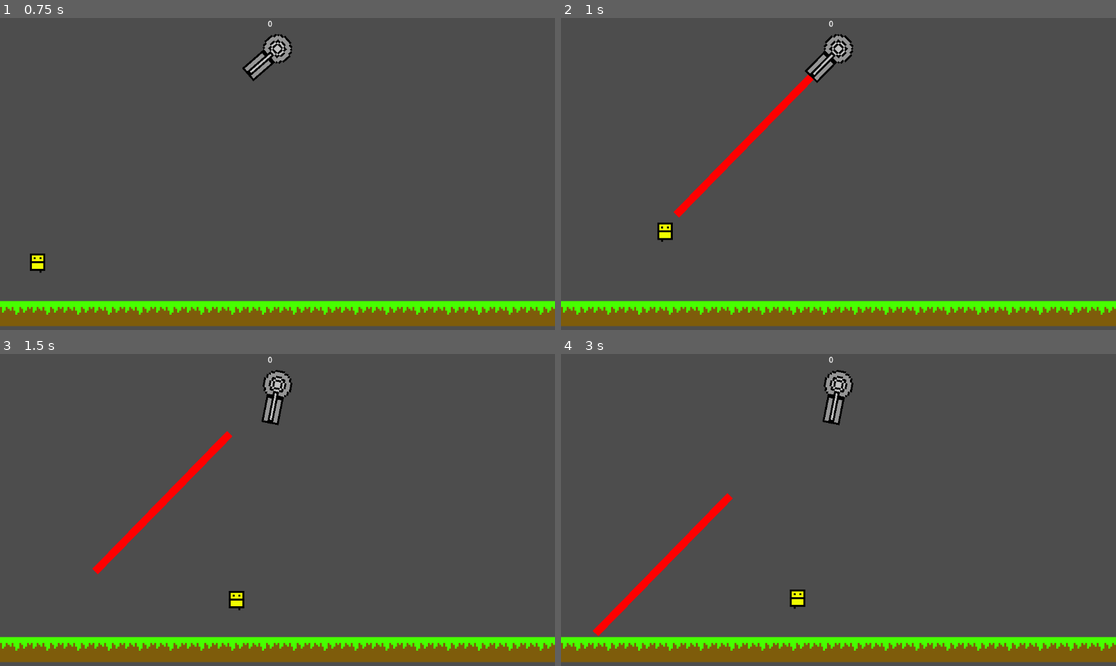
Above: before the commit, frames 1-4 (two rows, left to right).
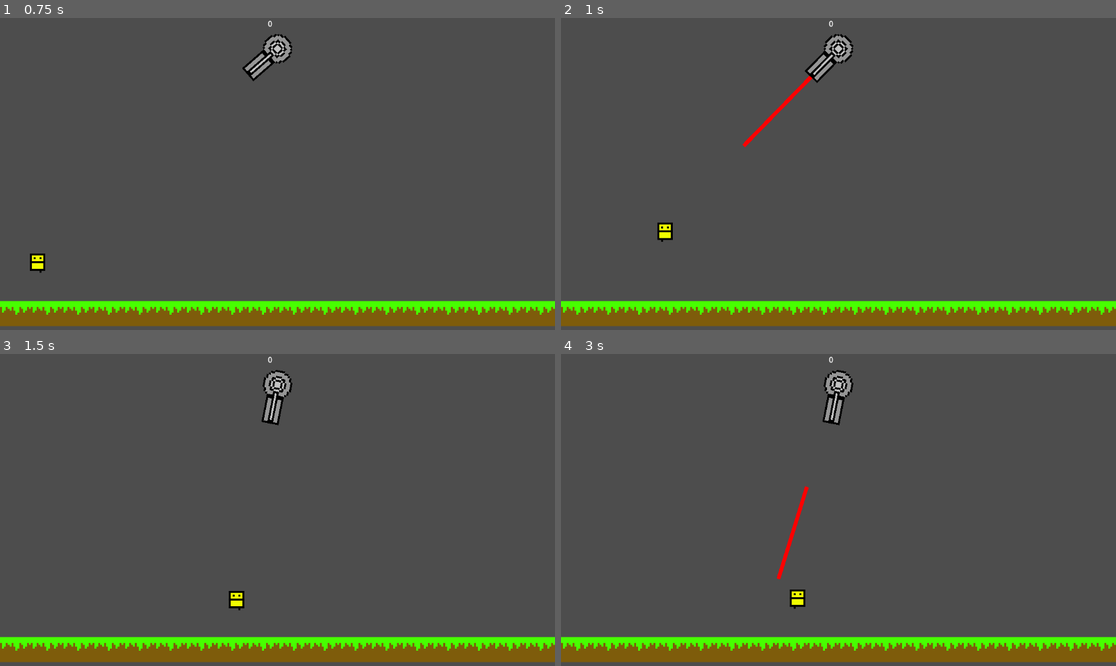
Above: after the commit, the same moments.

Repository: thelegendofmario/loopholes
Game: Godot game, scene res://main.tscn
Same seed, same stepped clock (60 frames per second), same inputs: the game is played once before the commit and once after it. Sound files missing from this copy of the repository are replaced by a short silence.
Inputs:
- Up to frame 1 (0.75 s): tap Enter at 0.5 s; hold D (right) from 0.53 s (still down); tap W (up) at 0.6 s
- Up to frame 2 (1 s): keep holding D (right); tap W (up) at 0.77 s
- Up to frame 3 (1.5 s): keep holding D (right); tap W (up) at 1.07, 1.35 s
- Up to frame 4 (3 s): tap W (up) at 1.52, 1.82, 2.1, 2.85 s; release D (right) at 2.03 s; hold A (left) 2.03-2.78 s; hold D (right) from 2.78 s (still down)

Frame 1 is identical in both runs. In frame 2, 0.7% of the frame differs, in the area x 20-46%, y 18-64%; in frame 3, 0.9%; in frame 4, 1.1%, in the area x 5-45%, y 42-91%.

Commit message:
laser collission working plus some sounds

Diff:
--- a/global.gd
+++ b/global.gd
@@ -1,8 +1,9 @@
 extends Node
 var score = 0
 var enterPos
-var in_spikes = false
+var need_reset = false
 var playerPos
+var laserHit = false
 # Called when the node enters the scene tree for the first time.
 func _ready():
 	pass # Replace with function body.
--- a/laser.gd
+++ b/laser.gd
@@ -1,6 +1,6 @@
 extends Area2D
 
-var speed = 30
+var speed = 300
 # Called when the node enters the scene tree for the first time.
 func _ready() -> void:
 	look_at(Global.playerPos)
@@ -13,3 +13,11 @@
 
 func _on_visible_on_screen_notifier_2d_screen_exited() -> void:
 	queue_free()
+
+
+func _on_body_entered(body: Node2D) -> void:
+	if body.is_in_group("player"):
+		print("hit laser!")
+		#Global.need_reset = true
+	if body.is_in_group("ground"):
+		queue_free()
--- a/laser.tscn
+++ b/laser.tscn
@@ -4,22 +4,23 @@
 [ext_resource type="Script" path="res://laser.gd" id="1_wya8c"]
 
 [sub_resource type="RectangleShape2D" id="RectangleShape2D_siap5"]
-size = Vector2(4, 100)
+size = Vector2(1.99991, 50)
 
 [node name="Laser" type="Area2D" groups=["laser"]]
 script = ExtResource("1_wya8c")
 
 [node name="Sprite2D" type="Sprite2D" parent="."]
-position = Vector2(50, 2.38419e-07)
+position = Vector2(25, 3.57628e-07)
 texture = ExtResource("1_jlc41")
 
 [node name="CollisionShape2D" type="CollisionShape2D" parent="."]
-position = Vector2(50, 2.38419e-07)
+position = Vector2(25, -4.51207e-05)
 rotation = 1.5708
 shape = SubResource("RectangleShape2D_siap5")
 
 [node name="VisibleOnScreenNotifier2D" type="VisibleOnScreenNotifier2D" parent="."]
-position = Vector2(50, 2.38419e-07)
-scale = Vector2(5, 0.2)
+position = Vector2(25, 1.19209e-07)
+scale = Vector2(2.5, 0.1)
 
+[connection signal="body_entered" from="." to="." method="_on_body_entered"]
 [connection signal="screen_exited" from="VisibleOnScreenNotifier2D" to="." method="_on_visible_on_screen_notifier_2d_screen_exited"]
--- a/main.gd
+++ b/main.gd
@@ -1,6 +1,7 @@
 extends Node2D
 @export var spikeScene : PackedScene
 @export var enemyScene : PackedScene
+@onready var spike_spawn_location = $SpikePath/SpikeLocation
 # Called when the node enters the scene tree for the first time.
 func _ready():
 	pass
@@ -11,6 +12,8 @@
 	Global.playerPos = $Player.position
 	$Camera2D/CanvasLayer/ScoreLabel.text = str(Global.score)
 	Global.enterPos = $enterPipe.position
+	if Global.laserHit:
+		$LaserHit.play()
 
 
 func _on_exit_pipe_body_entered(body):
@@ -20,7 +23,7 @@
 		if Global.score >= 1:
 			var s = spikeScene.instantiate()
 
-			var spike_spawn_location = $SpikePath/SpikeLocation
+			spike_spawn_location = $SpikePath/SpikeLocation
 			spike_spawn_location.progress_ratio = randf()
 
 			s.position = spike_spawn_location.position
--- a/main.tscn
+++ b/main.tscn
@@ -6,6 +6,7 @@
 [ext_resource type="Texture2D" uid="uid://ciiwc5kvpkuvc" path="res://New Piskel.png" id="2_fe2g2"]
 [ext_resource type="PackedScene" uid="uid://dabh8gy0ljl8p" path="res://ground_enemy.tscn" id="3_2qysm"]
 [ext_resource type="PackedScene" uid="uid://di07f5j42vkj2" path="res://turret.tscn" id="6_8b67u"]
+[ext_resource type="AudioStream" uid="uid://dxyydhjol673q" path="res://laser_hit.wav" id="7_k5g04"]
 
 [sub_resource type="RectangleShape2D" id="RectangleShape2D_cwaf5"]
 size = Vector2(64, 200)
@@ -75,7 +76,7 @@
 [node name="SpikeLocation" type="PathFollow2D" parent="SpikePath"]
 position = Vector2(128, 576)
 
-[node name="main" type="TileMapLayer" parent="."]
+[node name="main" type="TileMapLayer" parent="." groups=["ground"]]
 use_parent_material = true
 scale = Vector2(4, 4)
 tile_map_data = PackedByteArray("AAAAAAkAAQAAAAAAAAABAAkAAQAAAAAAAAACAAkAAQAAAAAAAAADAAkAAQAAAAAAAAAEAAkAAQAAAAAAAAAFAA …(6576 unchanged characters)…
@@ -85,4 +86,7 @@
 position = Vector2(576, 64)
 metadata/_edit_group_ = true
 
+[node name="LaserHit" type="AudioStreamPlayer2D" parent="."]
+stream = ExtResource("7_k5g04")
+
 [connection signal="body_entered" from="exitPipe" to="." method="_on_exit_pipe_body_entered"]
--- a/player.gd
+++ b/player.gd
@@ -3,7 +3,7 @@
 var coyote_frames = 60
 var coyote = false
 var last_floor = false
-var SPEED = 550.0
+@export var SPEED = 550.0
 var JUMP_VELOCITY = -500.0
 @export_range(0,20) var grav_transition
 # Get the gravity from the project settings to be synced with RigidBody nodes.
@@ -11,10 +11,13 @@
 var gravity_normal = gravity
 var grav_num = gravity * 2
 var jump_buffer
+var finished_noise = false
 func _ready():
 	$CoyoteTimer.wait_time = coyote_frames / 60.0
-	Global.in_spikes = false
+	Global.need_reset = false
+
 func _physics_process(delta):
+	#print(Global.need_reset)
 	if velocity.x != 0:
 		$AnimatedSprite2D.flip_h = velocity.x < 0
 		#if $OnFloor.is_colliding():
@@ -66,11 +69,15 @@
 	move_and_slide()
 	last_floor = is_on_floor()
 
-	if Global.in_spikes == true:
+	if Global.need_reset == true:
 		if Global.score > 0:
 			Global.score -= 1
 		get_tree().reload_current_scene()
-
+		Global.need_reset = false
 
 func _on_coyote_timer_timeout():
 	coyote = false
+
+
+func _on_die_noise_finished() -> void:
+	finished_noise = true
--- a/player.tscn
+++ b/player.tscn
@@ -1,8 +1,9 @@
-[gd_scene load_steps=12 format=3 uid="uid://c5627u7dbypxg"]
+[gd_scene load_steps=13 format=3 uid="uid://c5627u7dbypxg"]
 
 [ext_resource type="Script" path="res://player.gd" id="1_71c5h"]
 [ext_resource type="Texture2D" uid="uid://ds2udpm4pinhg" path="res://player_jump.png" id="2_0s5pt"]
 [ext_resource type="Texture2D" uid="uid://dl4kmd2oqtku0" path="res://player_walk.png" id="3_r78q6"]
+[ext_resource type="AudioStream" uid="uid://lchdk45dcotb" path="res://die.wav" id="4_bclr3"]
 
 [sub_resource type="AtlasTexture" id="AtlasTexture_aso6p"]
 atlas = ExtResource("2_0s5pt")
@@ -79,4 +80,9 @@
 shape = SubResource("CircleShape2D_bo4ds")
 target_position = Vector2(4.2, 0)
 
+[node name="DieNoise" type="AudioStreamPlayer2D" parent="."]
+position = Vector2(0, 3.25)
+stream = ExtResource("4_bclr3")
+
 [connection signal="timeout" from="CoyoteTimer" to="." method="_on_coyote_timer_timeout"]
+[connection signal="finished" from="DieNoise" to="." method="_on_die_noise_finished"]
--- a/project.godot
+++ b/project.godot
@@ -30,21 +30,25 @@
 up={
 "deadzone": 0.5,
 "events": [Object(InputEventKey,"resource_local_to_scene":false,"resource_name":"","device":-1,"window_id":0,"alt_press …(192 unchanged characters)…
+, Object(InputEventKey,"resource_local_to_scene":false,"resource_name":"","device":-1,"window_id":0,"alt_pressed":false,"shift_pressed":false,"ctrl_pressed":false,"meta_pressed":false,"pressed":false,"keycode":0,"physical_keycode":4194320,"key_label":0,"unicode":0,"location":0,"echo":false,"script":null)
 ]
 }
 down={
 "deadzone": 0.5,
 "events": [Object(InputEventKey,"resource_local_to_scene":false,"resource_name":"","device":-1,"window_id":0,"alt_press …(192 unchanged characters)…
+, Object(InputEventKey,"resource_local_to_scene":false,"resource_name":"","device":-1,"window_id":0,"alt_pressed":false,"shift_pressed":false,"ctrl_pressed":false,"meta_pressed":false,"pressed":false,"keycode":0,"physical_keycode":4194322,"key_label":0,"unicode":0,"location":0,"echo":false,"script":null)
 ]
 }
 left={
 "deadzone": 0.5,
 "events": [Object(InputEventKey,"resource_local_to_scene":false,"resource_name":"","device":-1,"window_id":0,"alt_press …(191 unchanged characters)…
+, Object(InputEventKey,"resource_local_to_scene":false,"resource_name":"","device":-1,"window_id":0,"alt_pressed":false,"shift_pressed":false,"ctrl_pressed":false,"meta_pressed":false,"pressed":false,"keycode":0,"physical_keycode":4194319,"key_label":0,"unicode":0,"location":0,"echo":false,"script":null)
 ]
 }
 right={
 "deadzone": 0.5,
 "events": [Object(InputEventKey,"resource_local_to_scene":false,"resource_name":"","device":-1,"window_id":0,"alt_press …(192 unchanged characters)…
+, Object(InputEventKey,"resource_local_to_scene":false,"resource_name":"","device":-1,"window_id":0,"alt_pressed":false,"shift_pressed":false,"ctrl_pressed":false,"meta_pressed":false,"pressed":false,"keycode":0,"physical_keycode":4194321,"key_label":0,"unicode":0,"location":0,"echo":false,"script":null)
 ]
 }
 
--- a/spikes.gd
+++ b/spikes.gd
@@ -13,4 +13,4 @@
 
 func _on_body_entered(body):
 	if body.is_in_group("player"):
-		Global.in_spikes = true
+		Global.need_reset = true
--- a/turret.gd
+++ b/turret.gd
@@ -16,6 +16,7 @@
 
 	owner.add_child(l)
 	l.transform = $FireFrom.global_transform
-	$FireTimer.wait_time = randf_range(2, 5)
+	$FireTimer.wait_time = randf_range(1, 2)
 	firing = false
+	$FireNoise.play()
 	$FireTimer.start()
--- a/turret.tscn
+++ b/turret.tscn
@@ -1,8 +1,9 @@
-[gd_scene load_steps=5 format=3 uid="uid://di07f5j42vkj2"]
+[gd_scene load_steps=6 format=3 uid="uid://di07f5j42vkj2"]
 
 [ext_resource type="Texture2D" uid="uid://ddq2ssjch5r3n" path="res://Turret.png" id="1_fcy5j"]
 [ext_resource type="Script" path="res://turret.gd" id="1_n8syo"]
 [ext_resource type="PackedScene" uid="uid://pp30cq61fq07" path="res://laser.tscn" id="2_ep1gh"]
+[ext_resource type="AudioStream" uid="uid://c28bmkas5ilwp" path="res://turret_fire.wav" id="4_vgh5m"]
 
 [sub_resource type="RectangleShape2D" id="RectangleShape2D_u77le"]
 size = Vector2(32, 16)
@@ -27,4 +28,8 @@
 [node name="FireFrom" type="Marker2D" parent="."]
 position = Vector2(20.5, 0)
 
+[node name="FireNoise" type="AudioStreamPlayer2D" parent="."]
+position = Vector2(20.5, 0)
+stream = ExtResource("4_vgh5m")
+
 [connection signal="timeout" from="FireTimer" to="." method="_on_fire_timer_timeout"]
Binary file changed: LASER.png
Not shown, added: die.wav.import
Not shown, added: laser_hit.wav.import
Not shown: 1 places in main.tscn that only renumber resources
Not shown, added: start_noise.wav.import
Not shown, added: turret_fire.wav.import
Not shown, added: die.wav
Not shown, added: laser_hit.wav
Not shown, added: start_noise.wav
Not shown, added: turret_fire.wav
